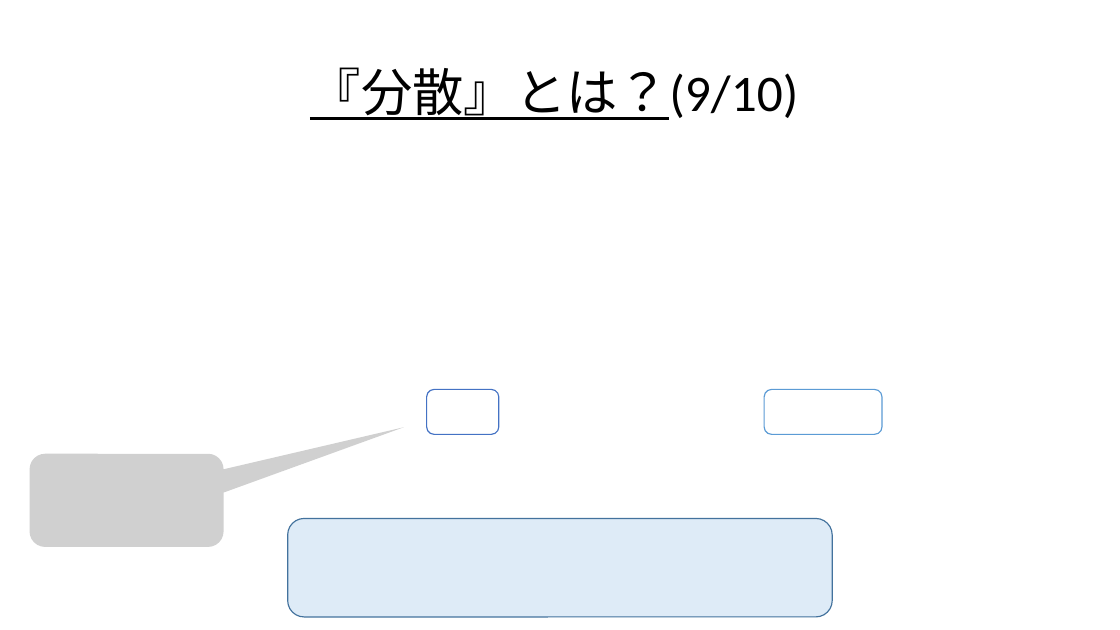
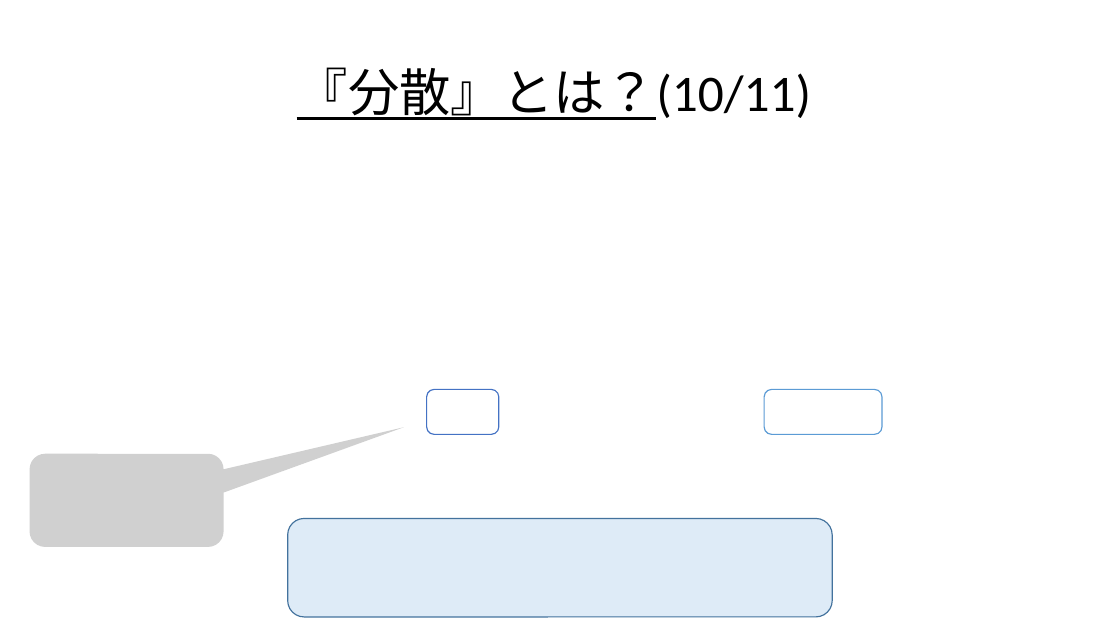
Before and after one commit to Ryo-KATAYAMA/Senior_Project, a slide deck: slide 114 of Chapter4_1.pptx (slide 113 before the commit). Drawn at 1120x630 pixels with LibreOffice and Linux fonts; fonts in the diff are those of the drawing; grey boxes stand for pictures. Boxes give left, top, right and bottom in pixels: in the first picture for what was removed or moved away, otherwise in the second. Text is boxed around its words. In the diff, an @@ line names an element or a change of style, - is before the commit and + after.

```diff
--- a/Chapter4_1.pptx
+++ b/Chapter4_1.pptx
@@ title at (x1=297, y1=67, x2=811, y2=120): text changed @@
-『分散』とは？(9/10)
+『分散』とは？(10/11)
```
Also in this commit, not shown: 13 other slides changed, 1 slide added.
